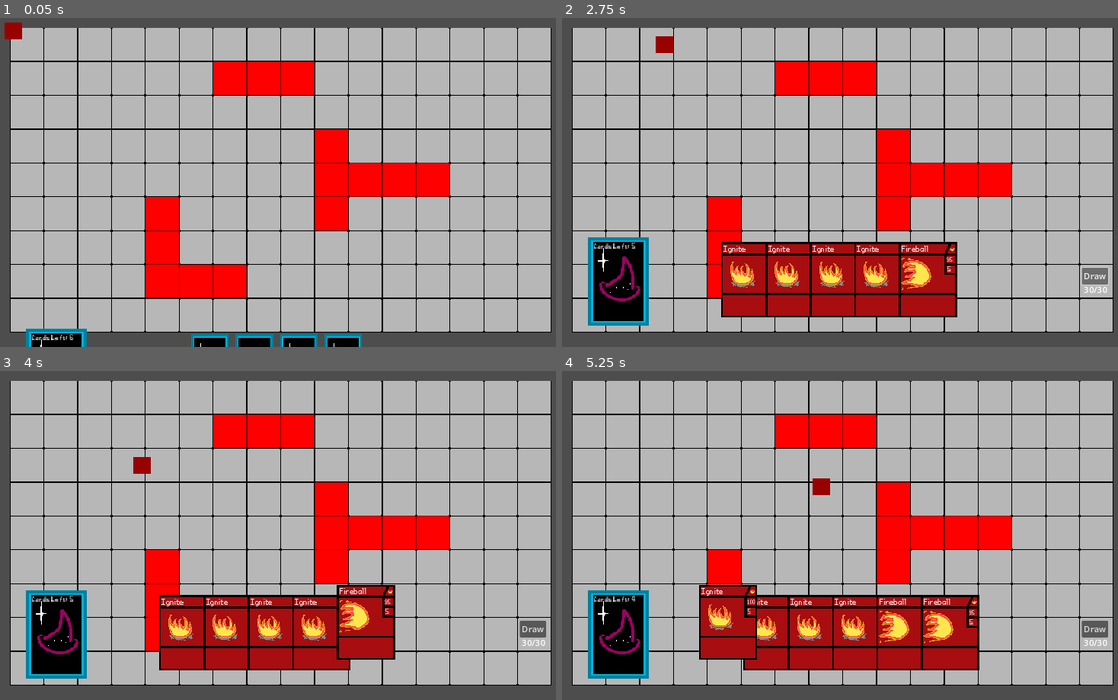
Above: before the commit, frames 1-4 (two rows, left to right).
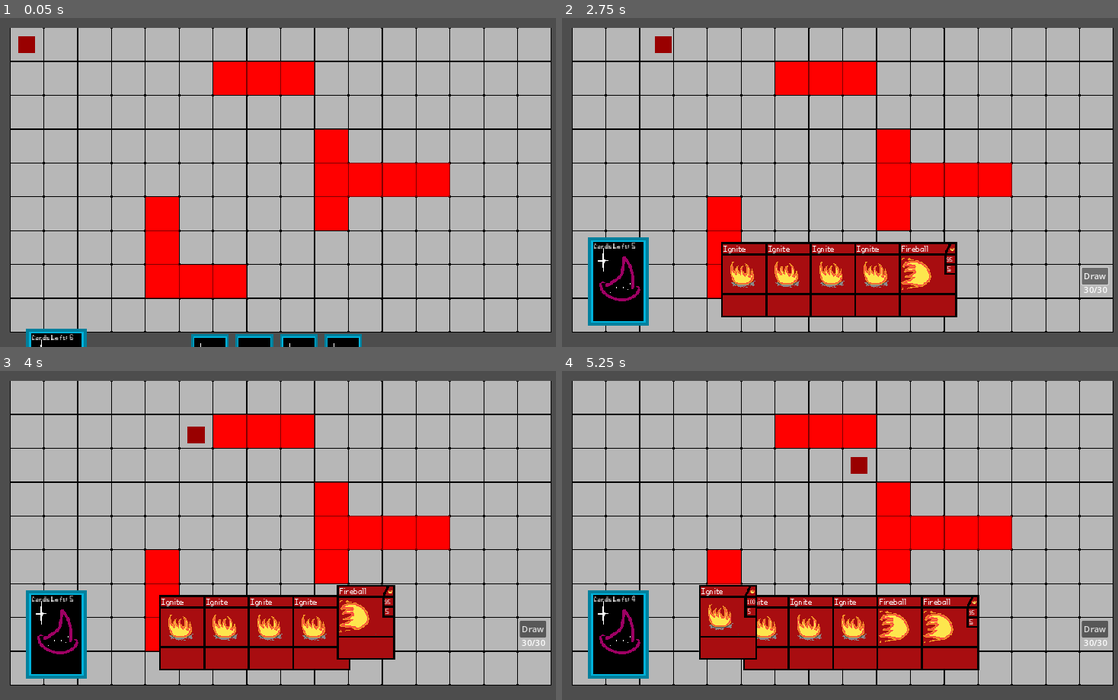
Above: after the commit, the same moments.

Repository: Ratatatang/Motes
Game: Godot game, scene res://Scripts+Scenes/Board/TestCombat.tscn
Two runs of this game, one before a commit and one after it. Both use one fixed random seed, a clock stepped at 60 frames per second and the inputs below.
Inputs (mouse positions are in pixels of both pictures, inside the frame that each line leads up to):
- Up to frame 1 (0.05 s): no input
- Up to frame 2 (2.75 s): tap Enter at 0.5 s; move the mouse to (840, 340) at 0.52 s; press the mouse at (840, 340) at 0.53 s; tap Space (space) at 1.25, 1.35 s; move the mouse to (717, 192) at 1.27 s; release the mouse at (717, 192) at 1.28 s; click "Draw" at 2 s
- Up to frame 3 (4 s): click "100" at 2.75 s; click "95" at 3.5 s
- Up to frame 4 (5.25 s): click "Draw" at 4.25 s; click "100" at 5 s

The runs differ from the first frame. In frame 1, 0.3% of the frame differs, in the area x 0-7%, y 1-11%; in frame 2, less than 0.1%; in frame 3, 0.3%, in the area x 23-37%, y 16-32%; in frame 4, 0.3%.

Commit message:
pathfinding but good

Diff:
--- a/Scripts+Scenes/Board/TestCombat.gd
+++ b/Scripts+Scenes/Board/TestCombat.gd
@@ -59,5 +59,6 @@
 func loadNewPlayer(loadPath : String) -> void:
 	var newCharacter = load(loadPath).instantiate()
 	newCharacter.tilemap = $TileMap
+	newCharacter.position = Vector2(32, 32)
 	gamePieces.add_child(newCharacter)
 	controlledCharacters.append(newCharacter)
--- a/Scripts+Scenes/Board/TestCombat.tscn
+++ b/Scripts+Scenes/Board/TestCombat.tscn
@@ -14,9 +14,11 @@
 0:0/0 = 0
 0:0/0/physics_layer_0/linear_velocity = Vector2(0, 0)
 0:0/0/physics_layer_0/angular_velocity = 0.0
+0:0/0/custom_data_0 = true
 1:0/0 = 0
 1:0/0/physics_layer_0/linear_velocity = Vector2(0, 0)
 1:0/0/physics_layer_0/angular_velocity = 0.0
+1:0/0/custom_data_0 = true
 
 [sub_resource type="TileSetAtlasSource" id="TileSetAtlasSource_12pqk"]
 texture = ExtResource("3_hsjks")
@@ -29,6 +31,8 @@
 [sub_resource type="TileSet" id="TileSet_4g06v"]
 tile_size = Vector2i(64, 64)
 physics_layer_0/collision_layer = 1
+custom_data_layer_0/name = "passable"
+custom_data_layer_0/type = 1
 sources/5 = SubResource("TileSetAtlasSource_jqsql")
 sources/6 = SubResource("TileSetAtlasSource_12pqk")
 
--- a/Scripts+Scenes/Board/Tiles/PlayerData/CharacterClass.gd
+++ b/Scripts+Scenes/Board/Tiles/PlayerData/CharacterClass.gd
@@ -1,7 +1,7 @@
 extends CharacterBody2D
 class_name CharacterClass
 
-@onready var tilemap
+@onready var tilemap : TileMap
 
 var deck = ["Ignite", "Ignite", "Ignite", "Ignite", "Ignite", "Fireball", "Fireball", "Fireball", "Fireball", "Fireball"]
 var curDeck = deck.duplicate()
@@ -14,22 +14,43 @@
 
 var astarGrid : AStarGrid2D
 var currentPath : Array[Vector2i]
+var targetPosition : Vector2
+var moving : bool
 
 func _ready():
-	currentPath = [Vector2i(0,0)]
+#	currentPath = [Vector2i(0,0)]
 	astarGrid = AStarGrid2D.new()
 	astarGrid.region = tilemap.get_used_rect()
 	astarGrid.cell_size = Vector2(64, 64)
 	astarGrid.diagonal_mode = AStarGrid2D.DIAGONAL_MODE_NEVER
 	astarGrid.update()
 
+	for x in tilemap.get_used_rect().size.x:
+		for y in tilemap.get_used_rect().size.y:
+
+			var tilePos = Vector2i(
+			x + tilemap.get_used_rect().position.x,
+			y + tilemap.get_used_rect().position.y)
+
+			var tileData = tilemap.get_cell_tile_data(0, tilePos)
+
+			if tileData == null or tileData.get_custom_data("passable") == false:
+				astarGrid.set_point_solid(tilePos)
+
 func _input(event):
 	if(event.is_action_pressed("leftClick") == false):
 		return
 
-	var idPath = astarGrid.get_id_path(
-		tilemap.local_to_map(global_position),
-		tilemap.local_to_map(get_global_mouse_position())).slice(1)
+	var idPath
+
+	if moving:
+		idPath = astarGrid.get_id_path(
+			tilemap.local_to_map(targetPosition),
+			tilemap.local_to_map(get_global_mouse_position()))
+	else:
+		idPath = astarGrid.get_id_path(
+			tilemap.local_to_map(global_position),
+			tilemap.local_to_map(get_global_mouse_position()))
 
 	if idPath.is_empty() == false:
 		currentPath = idPath
@@ -38,10 +59,19 @@
 	if(currentPath.is_empty()):
 		return
 	else:
-		var targetPosition = tilemap.map_to_local(currentPath.front())
+		if moving:
+			targetPosition = tilemap.map_to_local(currentPath.front())
+			moving = true
+
 		global_position = global_position.move_toward(targetPosition, 1)
+
 		if(global_position == targetPosition):
 			currentPath.pop_front()
+
+		if(currentPath.is_empty() == false):
+			targetPosition = tilemap.map_to_local(currentPath.front())
+		else:
+			moving = false
 
 func incrementAP(num : int) -> void:
 	curAP += num
--- a/Scripts+Scenes/Board/Tiles/PlayerData/Player.tscn
+++ b/Scripts+Scenes/Board/Tiles/PlayerData/Player.tscn
@@ -16,4 +16,5 @@
 color = Color(0.6, 0, 0, 1)
 
 [node name="CollisionShape2D" type="CollisionShape2D" parent="."]
+visible = false
 shape = SubResource("1")
